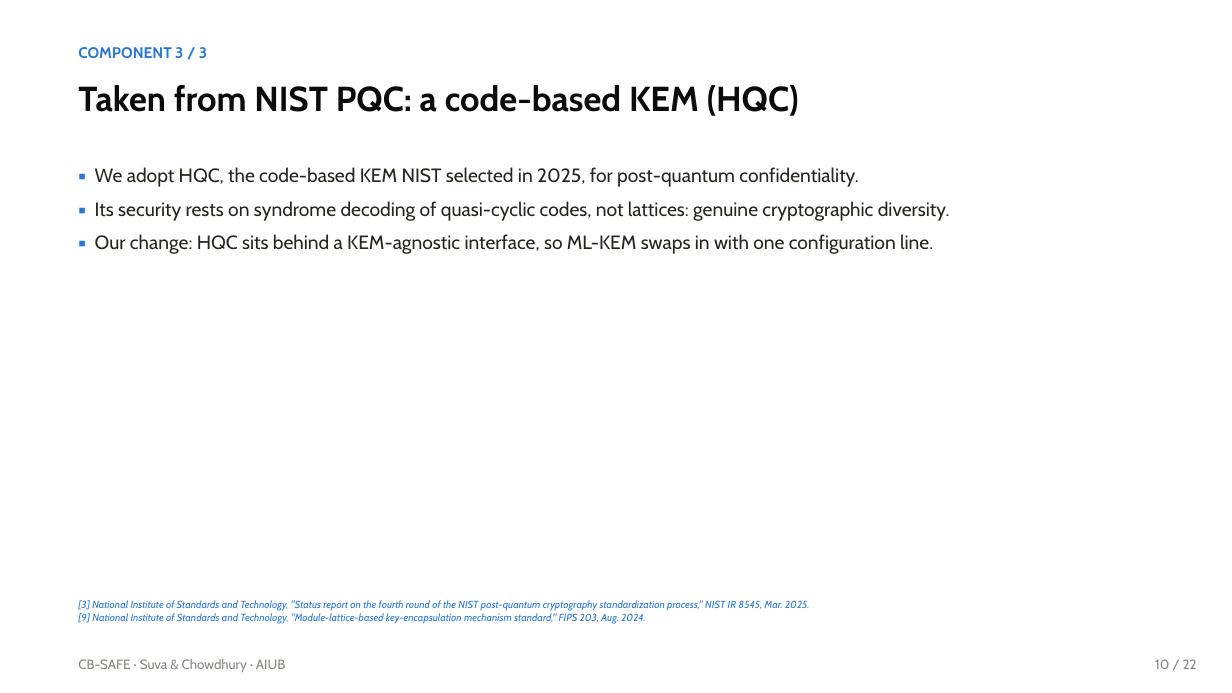
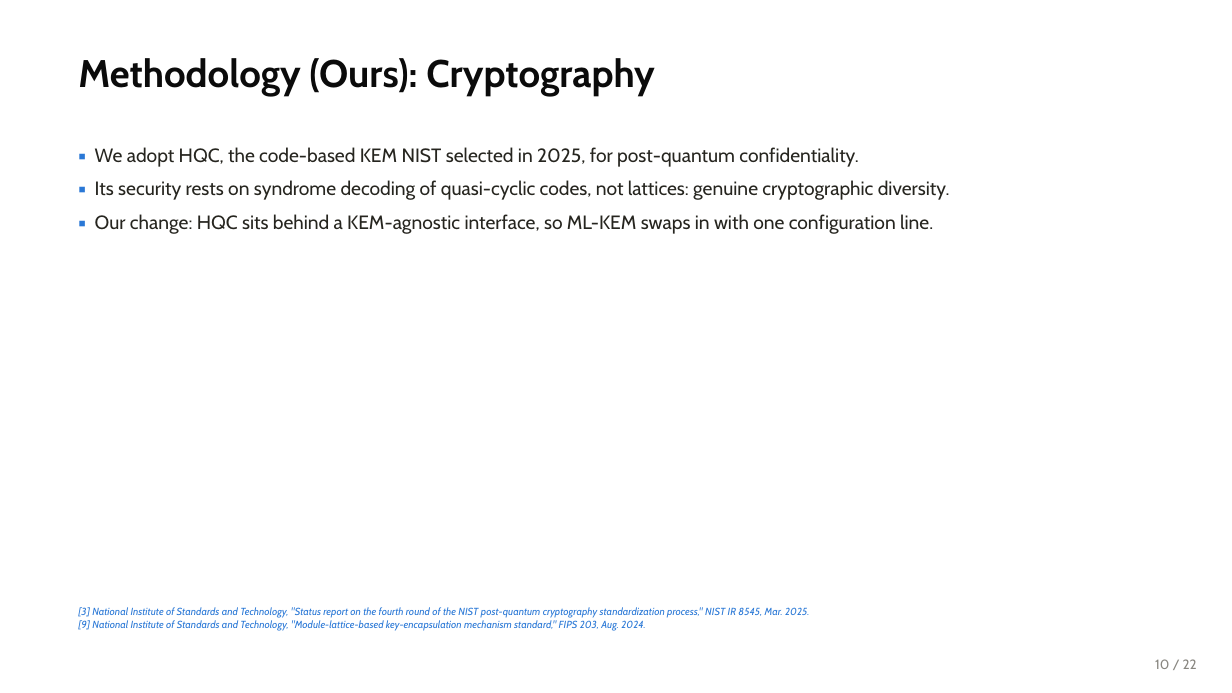
Before and after one commit to wshuv-o/cb-safe-draft, a slide deck: slide 11 of paper/cbsafe_deck.pptx. Drawn at 1232x693 pixels with LibreOffice and Linux fonts; fonts in the diff are those of the drawing. Boxes give left, top, right and bottom in pixels: in the first picture for what was removed or moved away, otherwise in the second. Text is boxed around its words. In the diff, an @@ line names an element or a change of style, - is before the commit and + after.

```diff
--- a/paper/cbsafe_deck.pptx
+++ b/paper/cbsafe_deck.pptx
@@ text removed at (x1=78, y1=47, x2=207, y2=58) @@
-COMPONENT 3 / 3
@@ text added at (x1=78, y1=58, x2=655, y2=96), 30 pt, text #0B0B0B, bold @@
+Methodology (Ours): Cryptography
@@ text removed at (x1=78, y1=85, x2=799, y2=116) @@
-Taken from NIST PQC: a code-based KEM (HQC)
@@ text "▪ We adopt HQC, the ..." moved from (x1=95, y1=167, x2=950, y2=254) to (x1=95, y1=147, x2=950, y2=234) @@
@@ text "[3] National Institute of Standards ..." moved from (x1=78, y1=600, x2=809, y2=624) to (x1=78, y1=607, x2=809, y2=631) @@
@@ text removed at (x1=78, y1=659, x2=285, y2=672) @@
-CB-SAFE · Suva & Chowdhury · AIUB
```
Also in this commit, not shown: 23 other slides changed, 32 other files.
